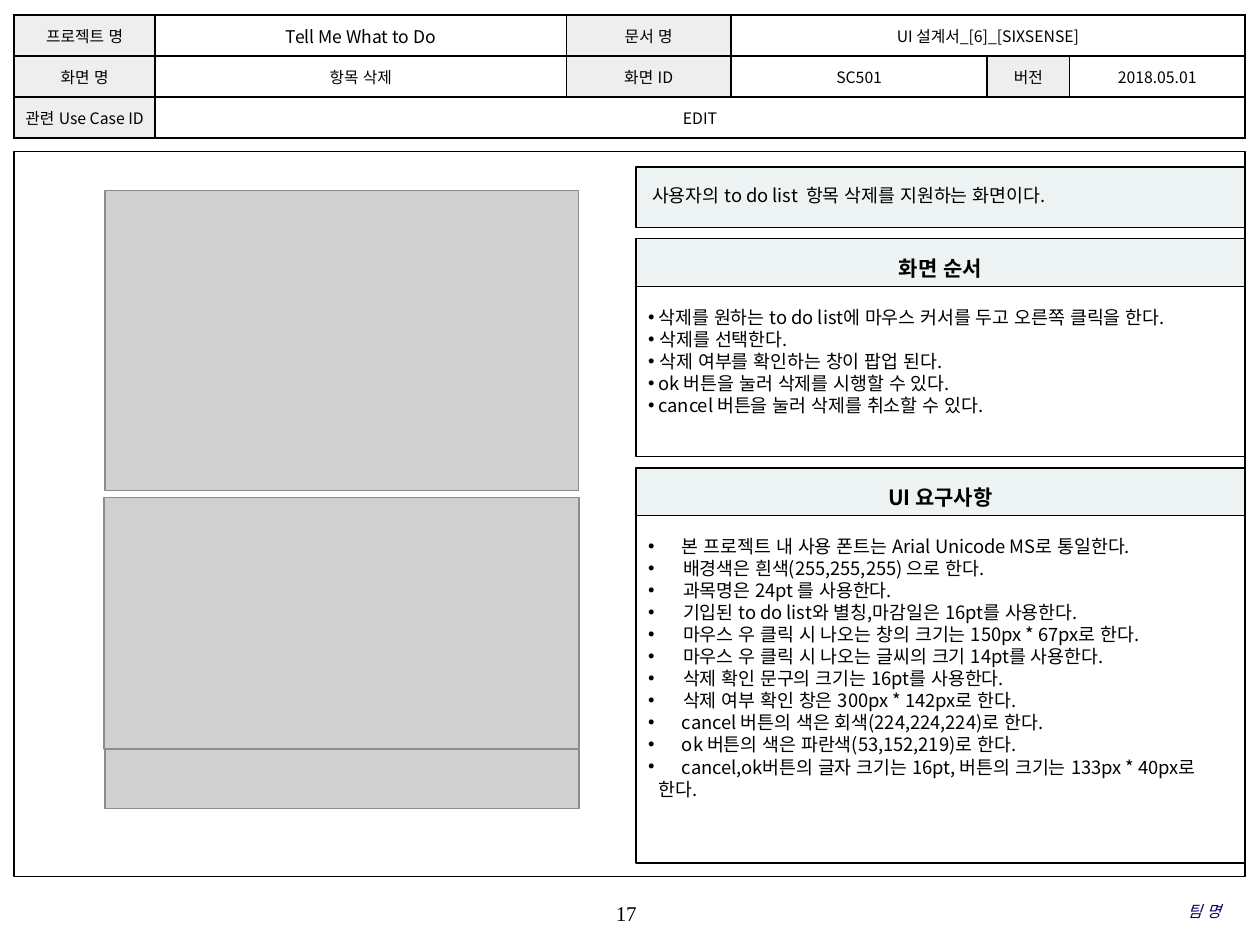
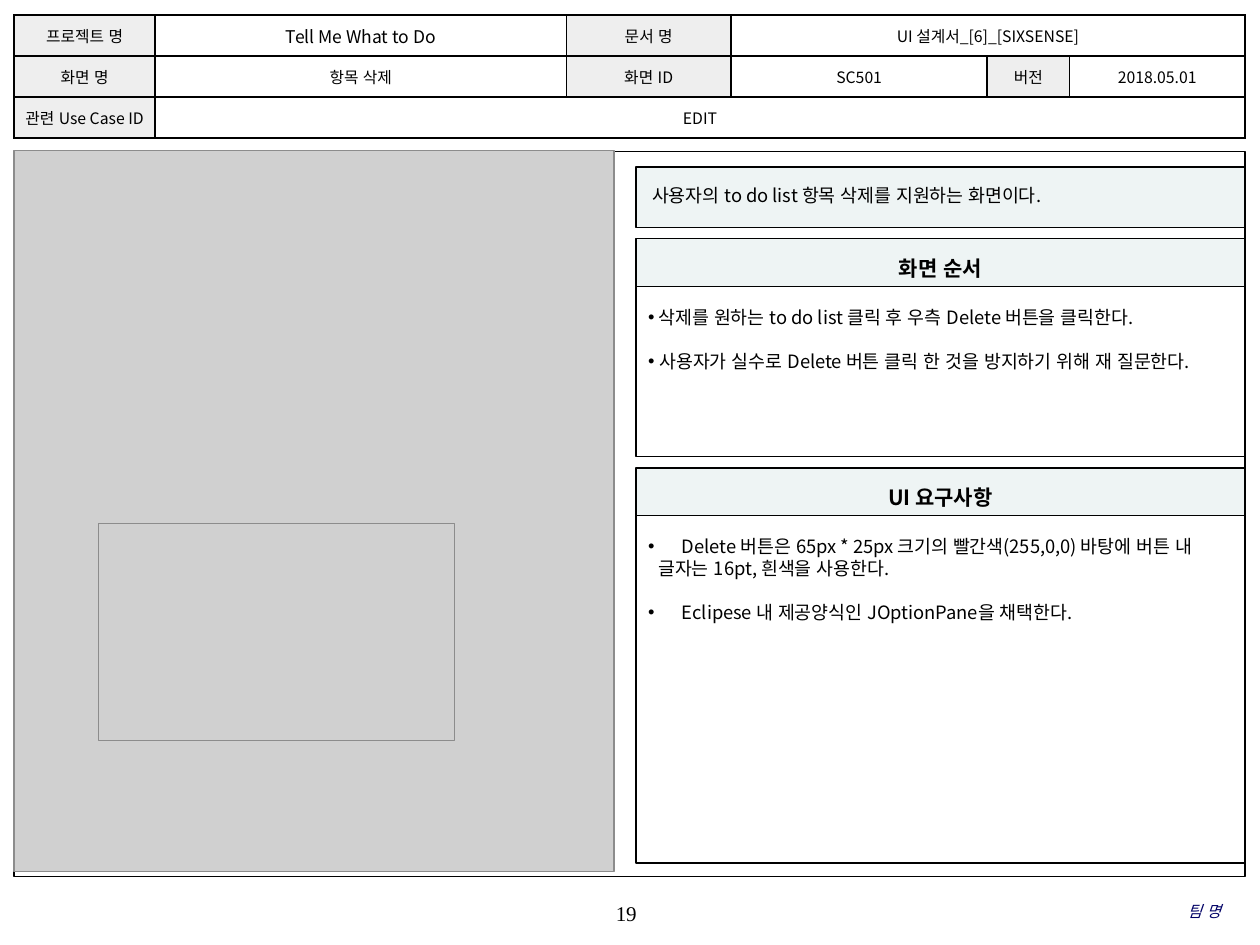
Before and after one commit to SMU-SE-Admin/18-1_6_SIXSENSE_Doc, a slide deck: slide 19 of 03 설계/UI 설계서_[6]_[SIXSENSE].pptx (slide 17 before the commit). Drawn at 1260x945 pixels with LibreOffice and Linux fonts; fonts in the diff are those of the drawing; grey boxes stand for pictures; background and template pictures are left out. Boxes give left, top, right and bottom in pixels: in the first picture for what was removed or moved away, otherwise in the second. Text is boxed around its words. In the diff, an @@ line names an element or a change of style, - is before the commit and + after.

```diff
--- a/03 설계/UI 설계서_[6]_[SIXSENSE].pptx
+++ b/03 설계/UI 설계서_[6]_[SIXSENSE].pptx
@@ picture added at <box>14,151,614,872</box> @@
@@ picture removed at <box>105,190,578,490</box> @@
@@ text in rectangle at <box>659,308,1189,370</box>: text changed @@
-• 삭제를 원하는 to do list에 마우스 커서를 두고 오른쪽 클릭을 한다.
-• 삭제를 선택한다.
-• 삭제 여부를 확인하는 창이 팝업 된다.
-• ok 버튼을 눌러 삭제를 시행할 수 있다.
-• cancel 버튼을 눌러 삭제를 취소할 수 있다.
+• 삭제를 원하는 to do list 클릭 후 우측 Delete 버튼을 클릭한다.
+• 사용자가 실수로 Delete 버튼 클릭 한 것을 방지하기 위해 재 질문한다.
@@ picture: place and size @@
-picture at <box>105,498,580,750</box>
+picture at <box>98,524,454,741</box>
@@ text in rectangle at <box>658,537,1192,624</box>: text changed @@
-• 본 프로젝트 내 사용 폰트는 Arial Unicode MS로 통일한다.
-• 배경색은 흰색(255,255,255) 으로 한다.
-• 과목명은 24pt 를 사용한다.
-• 기입된 to do list와 별칭,마감일은 16pt를 사용한다.
-• 마우스 우 클릭 시 나오는 창의 크기는 150px * 67px로 한다.
-• 마우스 우 클릭 시 나오는 글씨의 크기 14pt를 사용한다.
-• 삭제 확인 문구의 크기는 16pt를 사용한다.
-• 삭제 여부 확인 창은 300px * 142px로 한다.
-• cancel 버튼의 색은 회색(224,224,224)로 한다.
-• ok 버튼의 색은 파란색(53,152,219)로 한다.
-• cancel,ok버튼의 글자 크기는 16pt, 버튼의 크기는 133px * 40px로
-한다.
+• Delete 버튼은 65px * 25px 크기의 빨간색(255,0,0) 바탕에 버튼 내
+글자는 16pt, 흰색을 사용한다.
+• Eclipese 내 제공양식인 JOptionPane을 채택한다.
@@ picture removed at <box>105,750,578,809</box> @@
@@ page number at <box>616,907,637,922</box>: text changed @@
-17
+19
```
Also in this commit, not shown: 18 other slides changed, 4 slides added.
